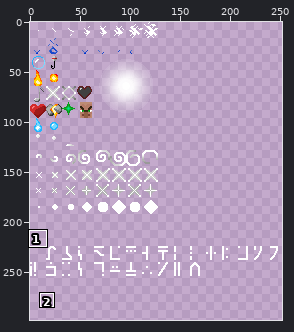
Two states of a sprite sheet, assets/minecraft/textures/particle/particles.png. The picture above shows the old version from afar; the outline marks the close-up.
Close-up. Earlier state:
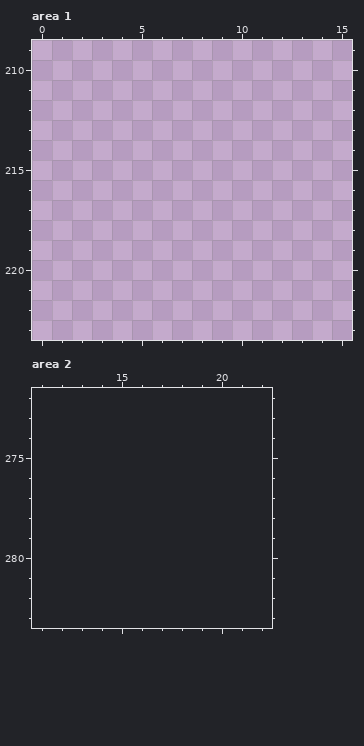
The file is 256x256 pixels. Pixels under 10% opacity are left out. Colours within 5 levels of each other are drawn and written as one. Shown: area 1: x 0..15, y 209..223; area 2: x 11..22, y 272..283. The old version is drawn lined up with the new one, on the new canvas. The wide view leaves out empty margins. The commit also changed other parts of the picture, which this record leaves out.
Once edited:
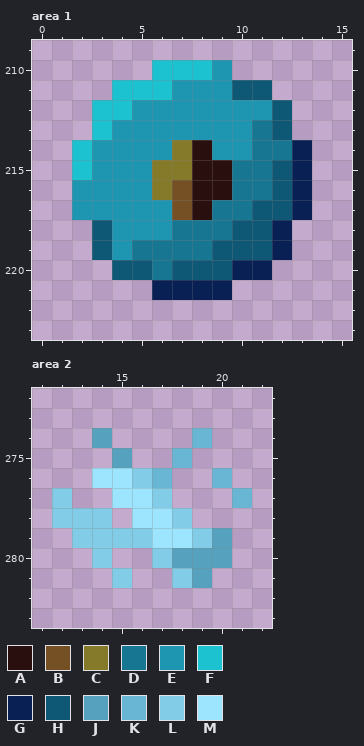
Palette (. is transparent): A #290f0d  B #755025  C #857a2a  D #177793  E #1f96b1  F #1dc2d1  G #082054  H #0f5875  J #56a1bd  K #68b6d3  L #82cce8  M #9de4ff
The exact change:
canvas 256x256 -> 512x512
--- area 1
@@ x 0..15 @@
 209 ................
-210 ................
-211 ................
-212 ................
-213 ................
-214 ................
-215 ................
-216 ................
-217 ................
-218 ................
-219 ................
-220 ................
-221 ................
+210 ......FFFE......
+211 ....FFFEEEHH....
+212 ...FFEEEEEEEH...
+213 ...FEEEEEEEDH...
+214 ..FEEEECAEEDDG..
+215 ..FEEECCAADDHG..
+216 ..EEEECBAADDHG..
+217 ..EEEEEBADDHHG..
+218 ...HEEEDDDHHG...
+219 ...HEDDDDHHHG...
+220 ....HHDHHHGG....
+221 ......GGGG......
 222 ................
--- area 2
@@ x 11..22 @@
 273 ............
-274 ............
-275 ............
-276 ............
-277 ............
-278 ............
-279 ............
-280 ............
-281 ............
+274 ...J....K...
+275 ....J..K....
+276 ...MMLK..K..
+277 .L..MML...K.
+278 .LLL.MML....
+279 ..LLLLMMLJ..
+280 ...L..LJJJ..
+281 ....L..LJ...
 282 ............
